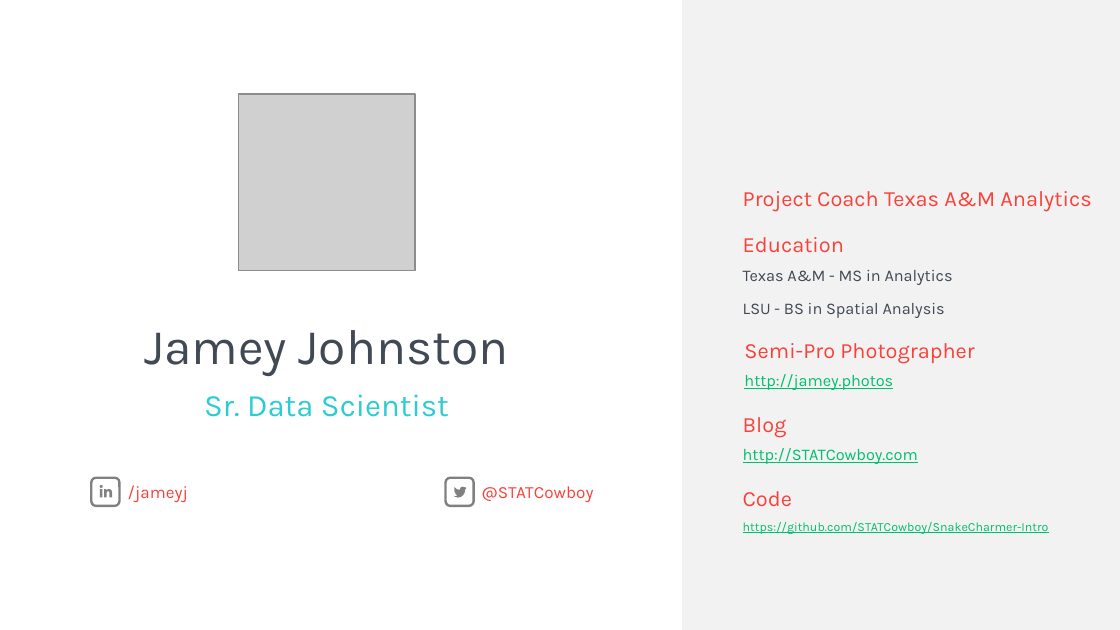
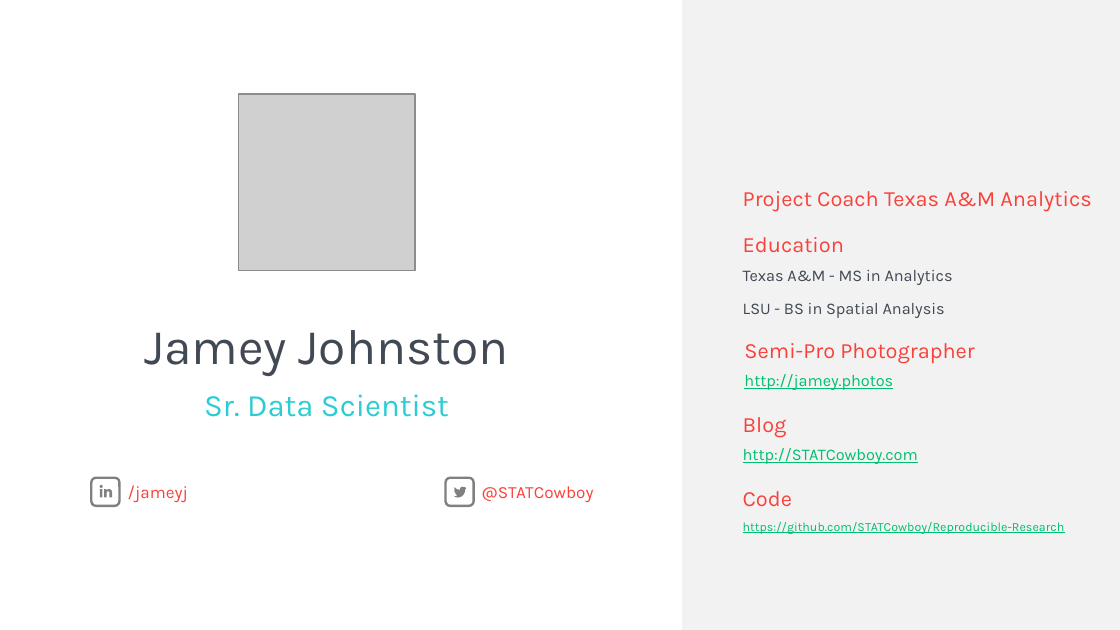
Before and after one commit to STATCowboy/Reproducible-Research, a slide deck: slide 4 of JeAnnaAbbott_JameyJohnston_Reproducible Research-Best Practices and Tools for Support_AOM_20180419.pptx. Drawn at 1120x630 pixels with LibreOffice and Linux fonts; fonts in the diff are those of the drawing; grey boxes stand for pictures; background and template pictures are left out. Boxes give left, top, right and bottom in pixels: in the first picture for what was removed or moved away, otherwise in the second. Text is boxed around its words. In the diff, an @@ line names an element or a change of style, - is before the commit and + after.

Commit message:
updated urls and pptx

```diff
--- a/JeAnnaAbbott_JameyJohnston_Reproducible Research-Best Practices and Tools for Support_AOM_20180419.pptx
+++ b/JeAnnaAbbott_JameyJohnston_Reproducible Research-Best Practices and Tools for Support_AOM_20180419.pptx
@@ text at <box>743,522,1065,534</box>: text changed @@
-https://github.com/STATCowboy/SnakeCharmer-Intro
+https://github.com/STATCowboy/Reproducible-Research
```
Also in this commit, not shown: 2 other files.
